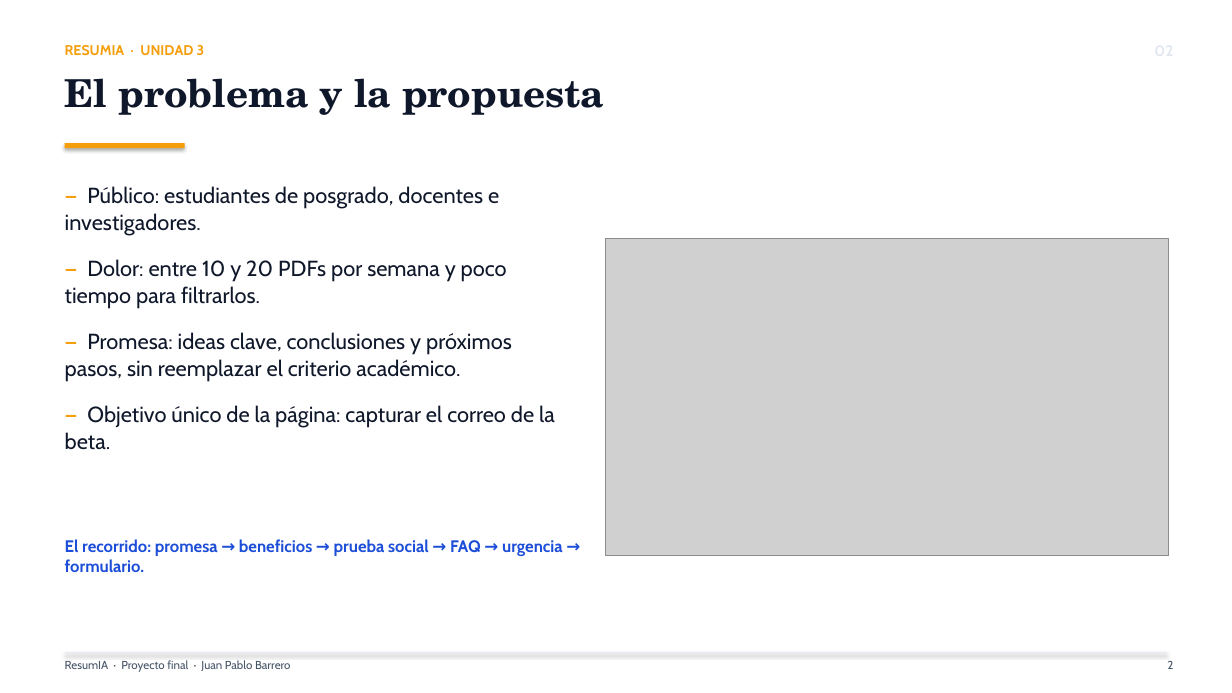
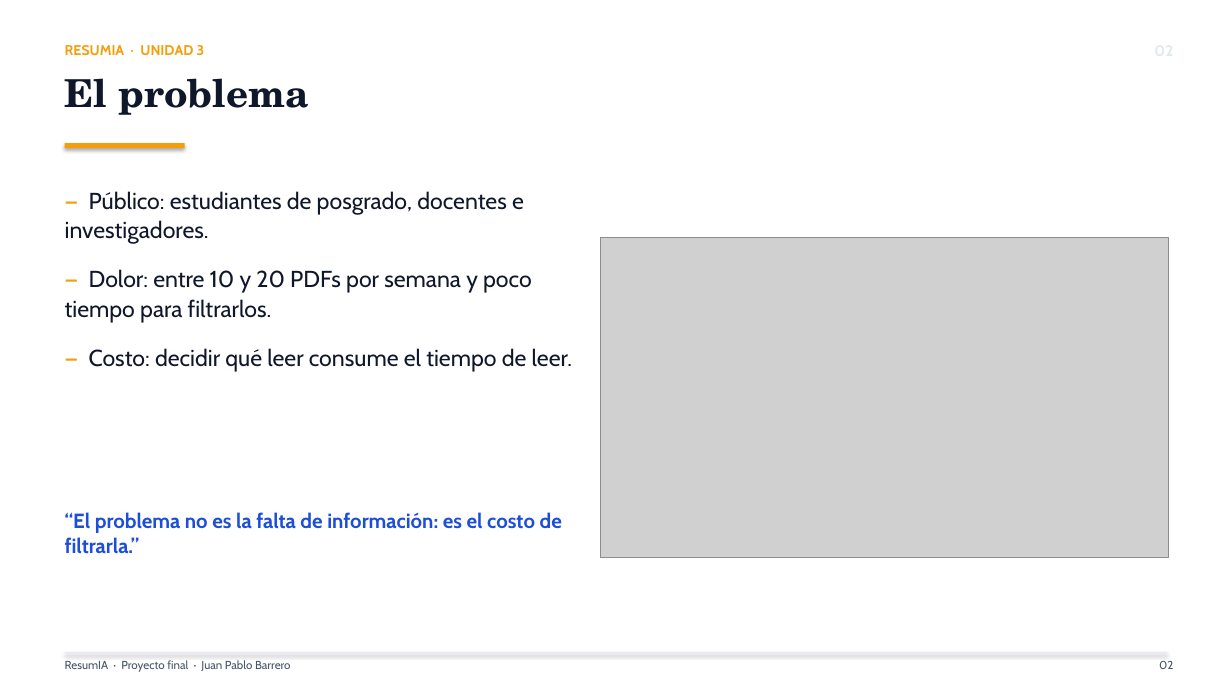
Before and after one commit to kanonufo/landing-page-ia, a slide deck: slide 2 of docs/unidad3/E34_memoria/presentacion_resumia.pptx. Drawn at 1232x693 pixels with LibreOffice and Linux fonts; fonts in the diff are those of the drawing; grey boxes stand for pictures. Boxes give left, top, right and bottom in pixels: in the first picture for what was removed or moved away, otherwise in the second. Text is boxed around its words. In the diff, an @@ line names an element or a change of style, - is before the commit and + after.

```diff
--- a/docs/unidad3/E34_memoria/presentacion_resumia.pptx
+++ b/docs/unidad3/E34_memoria/presentacion_resumia.pptx
@@ text at [65,78,308,115]: text changed @@
-El problema y la propuesta
+El problema
@@ text at [65,191,532,323]: size 17 to 18 pt in "— Público: estudiantes de posgrado, docentes e ...", "— Dolor: entre 10 y 20 PDFs ..."; more space between paragraphs @@
@@ picture: place and size @@
-picture at [605,238,1169,555]
+picture at [601,238,1169,557]
@@ text at [89,348,572,372]: text changed; size 17 to 18 pt @@
-— Promesa: ideas clave, conclusiones y próximos pasos, sin reemplazar el criterio académico.
-— Objetivo único de la página: capturar el correo de la beta.
+— Costo: decidir qué leer consume el tiempo de leer.
@@ text at [65,512,562,554]: text changed; size 13 to 16 pt @@
-El recorrido: promesa → beneficios → prueba social → FAQ → urgencia → formulario.
+“El problema no es la falta de información: es el costo de filtrarla.”
@@ text at [1159,661,1173,669]: text changed @@
-2
+02
```
Also in this commit, not shown: 6 other slides changed, 5 slides added, 17 other files.
